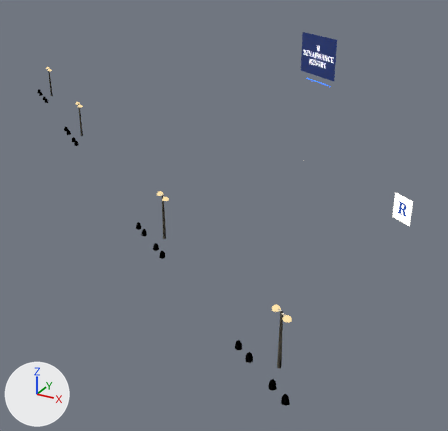
An edit to the glTF model game/models/hero/renresortfx.glb, drawn before and after from the same camera.
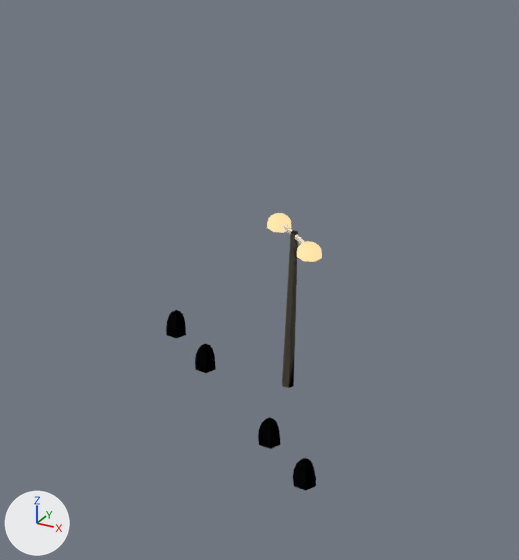
The first picture shows the older version from a 50 mm camera at (24.6, -63.4, 22.7) aimed at (-4.2, -11.1, -3.5). The close-ups show the older and then the newer version on the part from 39% to 81% of the width and 53% to 100% of the height of that picture. Only the edits that show in the close-ups are written down. Every picture has the same lights, and +X, +Y and +Z are marked at lower left. Objects named as collision shapes, trigger or cutter boxes, shadow casters or lower levels of detail are left out. Where no turn or scale is listed for an object, it has been applied to the vertices. Vertices at exactly the same position are counted once.

Names of what the first close-up shows: 'renresortfx_lod0'.
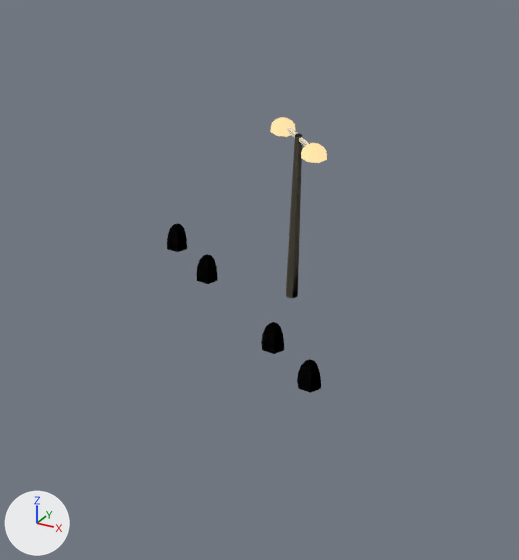
Where the change shows, as pixel boxes [x1, y1, x2, y2] in the close-ups (519 x 560 px; the box of a moved part takes in the faces that stretch with it):
'renresortfx_lod0', reshaped, moved: before [166, 213, 322, 490]; after [167, 117, 327, 393]
part 1 of me_renresortfx_lod0, moved or reshaped: before [282, 230, 298, 388]; after [286, 133, 302, 299]
part 2 of me_renresortfx_lod0, moved or reshaped (mostly hidden): before [284, 224, 305, 244]; after [287, 127, 309, 146]
part 3 of me_renresortfx_lod0, moved or reshaped: before [267, 213, 291, 233]; after [271, 117, 295, 137]
part 4 of me_renresortfx_lod0, moved or reshaped: before [297, 241, 322, 262]; after [301, 143, 327, 163]
part 5 of me_renresortfx_lod0, moved or reshaped: before [166, 310, 316, 490]; after [167, 223, 321, 393]

Diff of the bpy script that builds the scene:
```diff
--- a/game/models/hero/renresortfx.glb.py
+++ b/game/models/hero/renresortfx.glb.py
@@ me_renresortfx_lod0 @@
 # used by ob_renresortfx_lod0; location = (-16.65, -13.35, 5.71)
-me_renresortfx_lod0.from_pydata(...)  # 770 vertices, 1263 faces; spans x -32.5..32.5, y -22.5..22.5, z -8.3..8.3
+me_renresortfx_lod0.from_pydata(...)  # 770 vertices, 1263 faces; spans x -32.5..32.5, y -22.5..22.5, z -7.0..7.0
+# me_renresortfx_lod0 part 1: the loose piece of 13 vertices spanning x 28.3..28.6, y -19.6..-19.3, z -8.2..-4.0 is moved by (0.0, 0.0, 1.2)
+# me_renresortfx_lod0 part 2: the loose piece of 8 vertices spanning x 27.9..29.1, y -19.9..-19.0, z -4.1..-4.0 is moved by (0.0, 0.0, 1.2)
+# me_renresortfx_lod0 part 3: the loose piece of 33 vertices spanning x 27.6..28.2, y -19.4..-18.8, z -4.2..-3.9 is moved by (0.0, 0.0, 1.2)
+# me_renresortfx_lod0 part 4: the loose piece of 33 vertices spanning x 28.7..29.3, y -20.1..-19.5, z -4.2..-3.9 is moved by (0.0, 0.0, 1.2)
+# me_renresortfx_lod0 part 5: 100 of the vertices in x 24.9..30.4, y -22.5..-18.6, z -8.3..-7.6 are moved by (0.0, 0.0, 1.2)
+# other edits to the shape of me_renresortfx_lod0 do not show in these pictures
 me_renresortfx_lod0.materials.append(mat_wall)
@@ ob_renresortfx_lod0 @@
 ob_renresortfx_lod0 = bpy.data.objects.new('renresortfx_lod0', me_renresortfx_lod0)
-ob_renresortfx_lod0.location = (-16.65, -13.35, 5.71)
+ob_renresortfx_lod0.location = (-16.65, -13.35, 7.02)
```
